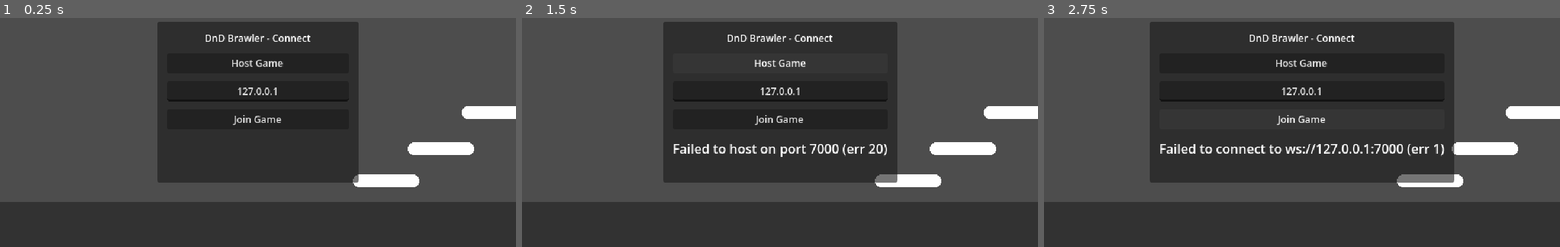
Above: before the commit, frames 1-3 (left to right).
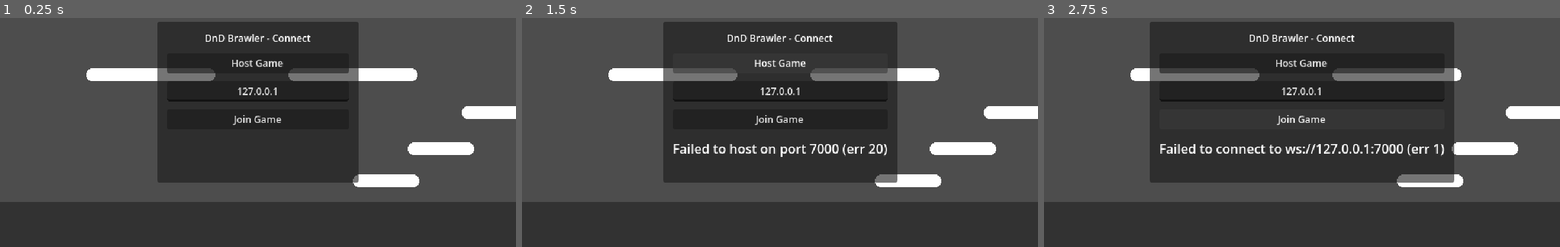
Above: after the commit, the same moments.

Repository: TonyPeterson/dnd-brawler-proto
Game: Godot game, scene res://main.tscn
Two runs of this game, one before a commit and one after it. Both use one fixed random seed, a clock stepped at 60 frames per second and the inputs below.
Inputs:
- Up to frame 1 (0.25 s): no input
- Up to frame 2 (1.5 s): tap Enter at 0.5 s; hold D (move_right) 0.53-1.25 s; tap W (move_up) at 0.77 s; click "Host Game" at 1.25 s
- Up to frame 3 (2.75 s): click "Join Game" at 2 s

The runs differ from the first frame. In frame 1, 2.8% of the frame differs, in the area x 16-81%, y 21-28%; in frame 2, 2.8%; in frame 3, 2.8%.

Commit message:
few more platforms to jump to

Diff:
--- a/scenes/arena.tscn
+++ b/scenes/arena.tscn
@@ -29,6 +29,14 @@
 [sub_resource type="CapsuleMesh" id="CapsuleMesh_wl4x5"]
 radius = 8.0
 height = 82.0
+
+[sub_resource type="CapsuleShape2D" id="CapsuleShape2D_wl4x5"]
+radius = 8.0
+height = 160.0
+
+[sub_resource type="CapsuleMesh" id="CapsuleMesh_olpmc"]
+radius = 8.0
+height = 160.0
 
 [node name="Arena" type="Node2D" unique_id=262401300]
 
@@ -98,3 +106,27 @@
 position = Vector2(614, 193)
 rotation = 1.5707964
 mesh = SubResource("CapsuleMesh_wl4x5")
+
+[node name="Platform4" type="StaticBody2D" parent="." unique_id=1138912236]
+
+[node name="CollisionShape2D" type="CollisionShape2D" parent="Platform4" unique_id=170077288]
+position = Vector2(438, 146)
+rotation = 1.5707964
+shape = SubResource("CapsuleShape2D_wl4x5")
+
+[node name="MeshInstance2D" type="MeshInstance2D" parent="Platform4" unique_id=1167442830]
+position = Vector2(438, 146)
+rotation = 1.5707964
+mesh = SubResource("CapsuleMesh_olpmc")
+
+[node name="Platform5" type="StaticBody2D" parent="." unique_id=1632486306]
+
+[node name="CollisionShape2D" type="CollisionShape2D" parent="Platform5" unique_id=177796647]
+position = Vector2(187.00002, 146)
+rotation = 1.5707964
+shape = SubResource("CapsuleShape2D_wl4x5")
+
+[node name="MeshInstance2D" type="MeshInstance2D" parent="Platform5" unique_id=208187067]
+position = Vector2(187.00002, 146)
+rotation = 1.5707964
+mesh = SubResource("CapsuleMesh_olpmc")
